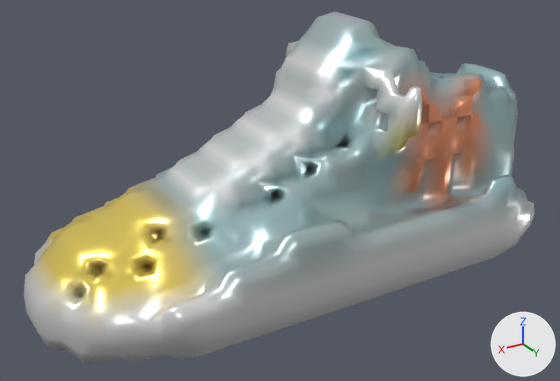
Two versions of the glTF model glb/smooth/1-1000/542.glb, one commit apart.
The view is the same before and after, from a 50 mm lens placed at (1.06, 1.631, 1.081), pointed at (0.079, -0.004, 0.263). Lighting does not change. The marker at lower right points along +X, +Y and +Z. Vertices at the same position are counted once.
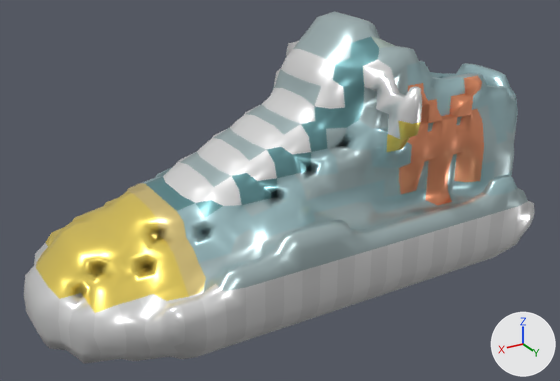
The edits, one by one:
me_mesh_0 is used by ob_mesh_0; location (0.0, 0.0, 0.0).
me_mesh_0 had 2009 vertices, 3954 faces and spanned x -0.75..0.75, y -0.3..0.3, z 0.0..0.7.
me_mesh_0 now has 2051 vertices, 4010 faces and spans x -0.75..0.75, y -0.3..0.3, z 0.0..0.7.
me_mesh_0 part 1: 104 vertices removed from x -0.45..0.45, y -0.2..0.1, z 0.0..0.5; 146 vertices added at x -0.55..0.55, y -0.3..0.3, z 0.0..0.35.
me_mesh_0 part 2: 2757 kept faces spanning x -0.75..0.74, y -0.3..0.3, z 0.0..0.7 get new vertex colours.

Location of each change, [x1, y1, x2, y2] in pixels of the pictures (560 x 381 px; the box of a moved part takes in the faces that stretch with it):
part 1 of me_mesh_0, moved or reshaped (not visible before)
    after: [217, 223, 501, 350]
part 2 of me_mesh_0, recoloured
    both: [29, 34, 529, 330]
